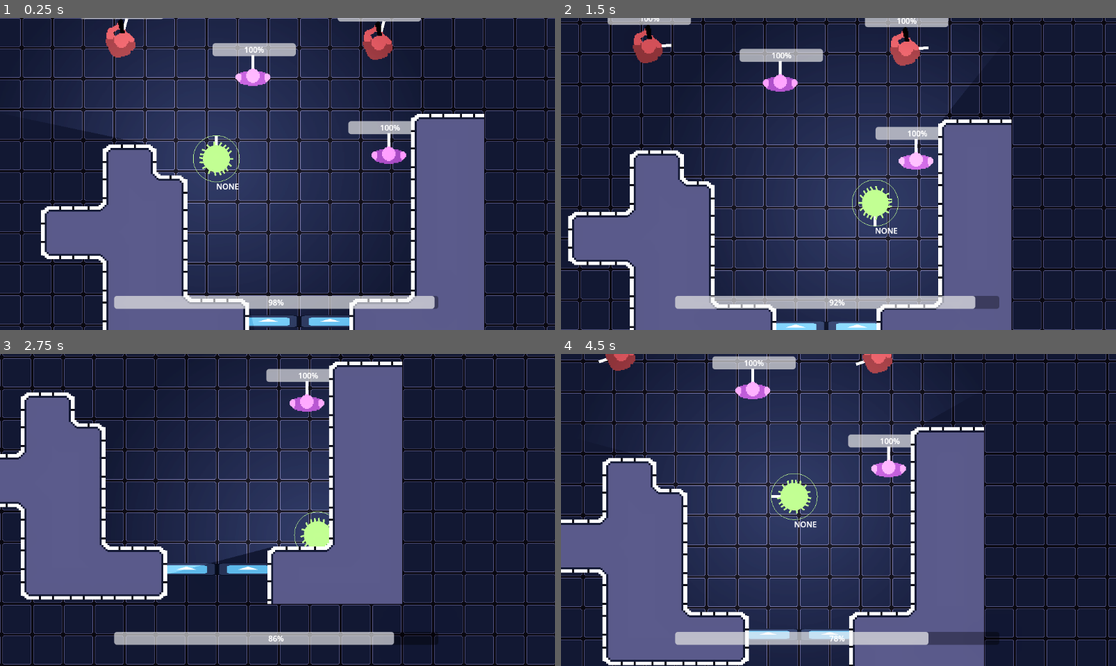
Above: before the commit, frames 1-4 (two rows, left to right).
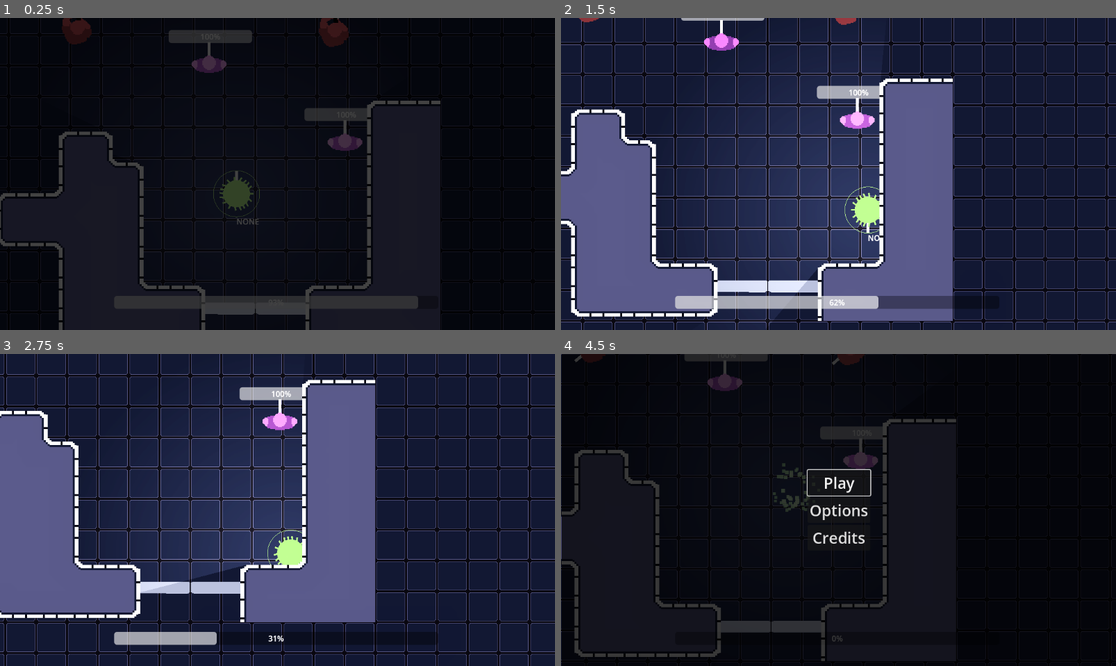
Above: after the commit, the same moments.

Repository: goldchees/wild-jam-83
Game: Godot game, scene res://test.tscn
The game is run twice, just before and just after one commit, with the same random seed, the same clock (stepped at 60 frames per second) and the same inputs. The engine's default icon, where the game draws it, is replaced by a stand-in: a white triangle on a blue panel in a dark square.
Inputs (mouse positions are in pixels of both pictures, inside the frame that each line leads up to):
- Up to frame 1 (0.25 s): no input
- Up to frame 2 (1.5 s): tap Enter at 0.5 s; move the mouse to (794, 161) at 0.52 s; hold D (move_right) 0.53-1.28 s; tap Space (action_1) at 0.6 s; move the mouse to (727, 189) at 1.27 s; hold S (move_down) from 1.28 s (still down); tap Q (action_2) at 1.35 s
- Up to frame 3 (2.75 s): move the mouse to (333, 441) at 2.02 s; release S (move_down) at 2.03 s; hold D (move_right) from 2.03 s (still down); tap Space (action_1) at 2.1 s
- Up to frame 4 (4.5 s): move the mouse to (810, 572) at 2.77 s; release D (move_right) at 2.78 s; hold W (move_up) 2.78-3.53 s; tap Q (action_2) at 2.85 s; move the mouse to (1005, 556) at 3.52 s; hold A (move_left) 3.53-4.25 s; tap Space (action_1) at 3.6 s; tap Escape (ui_cancel) at 4.15 s; click "Play" at 4.25 s

The runs differ from the first frame. In frame 1, 86% of the frame differs, in the area x 0-100%, y 0-100%; in frame 2, 53%; in frame 3, 43%; in frame 4, 90%.

Commit message:
handle player death

Diff:
--- a/scenes/door.tscn
+++ b/scenes/door.tscn
@@ -1,7 +1,6 @@
-[gd_scene load_steps=5 format=3 uid="uid://nr2i82qed6pg"]
+[gd_scene load_steps=4 format=3 uid="uid://mtbn0pfoxam4"]
 
 [ext_resource type="Script" uid="uid://ceb77sgpd46o4" path="res://scripts/door.gd" id="1_hpvv5"]
-[ext_resource type="Texture2D" uid="uid://8kskkqdaqsal" path="res://assets/icon.svg" id="2_uvdjg"]
 
 [sub_resource type="RectangleShape2D" id="RectangleShape2D_uvdjg"]
 size = Vector2(124, 32)
@@ -21,9 +20,9 @@
 [node name="collider" type="CollisionShape2D" parent="left"]
 shape = SubResource("RectangleShape2D_uvdjg")
 
-[node name="sprite" type="Sprite2D" parent="left"]
-scale = Vector2(1, 0.2)
-texture = ExtResource("2_uvdjg")
+[node name="Polygon2D" type="Polygon2D" parent="left"]
+color = Color(0.552, 0.5796, 0.69, 1)
+polygon = PackedVector2Array(-63.6512, -12.0364, 60.6201, -12.0364, 63.6512, -10.0304, 63.6512, 10.0304, 58.5995, 13.0395, -63.6512, 12.0364, -63.6512, -12.0364)
 
 [node name="right" type="AnimatableBody2D" parent="."]
 position = Vector2(64, 0)
@@ -33,9 +32,9 @@
 [node name="collider" type="CollisionShape2D" parent="right"]
 shape = SubResource("RectangleShape2D_uvdjg")
 
-[node name="sprite" type="Sprite2D" parent="right"]
-scale = Vector2(1, 0.2)
-texture = ExtResource("2_uvdjg")
+[node name="Polygon2D" type="Polygon2D" parent="right"]
+color = Color(0.552, 0.5796, 0.69, 1)
+polygon = PackedVector2Array(-59.6098, -12.0364, 64.6615, -12.0364, 64.6615, 13.0395, -57.5891, 13.0395, -63.6512, 10.0304, -63.6512, -10.0304)
 
 [node name="area" type="Area2D" parent="."]
 visible = false
--- a/scenes/player.tscn
+++ b/scenes/player.tscn
@@ -15,7 +15,37 @@
 fill = 1
 fill_from = Vector2(0.492593, 0.509259)
 
+[sub_resource type="Gradient" id="Gradient_g2els"]
+offsets = PackedFloat32Array(0.0143678, 0.721264)
+colors = PackedColorArray(1, 1, 1, 1, 1, 1, 1, 0)
+
+[sub_resource type="GradientTexture1D" id="GradientTexture1D_qhqgy"]
+gradient = SubResource("Gradient_g2els")
+
+[sub_resource type="Curve" id="Curve_dqkch"]
+_data = [Vector2(0, 1), 0.0, 0.0, 0, 0, Vector2(1, 0), 0.0, 0.0, 0, 0]
+point_count = 2
+
+[sub_resource type="CurveTexture" id="CurveTexture_qlg0r"]
+curve = SubResource("Curve_dqkch")
+
+[sub_resource type="ParticleProcessMaterial" id="ParticleProcessMaterial_tuyoq"]
+particle_flag_disable_z = true
+emission_shape = 1
+emission_sphere_radius = 10.0
+spread = 180.0
+initial_velocity_min = 100.0
+initial_velocity_max = 120.0
+damping_min = 35.28
+damping_max = 45.441
+scale_min = 7.0
+scale_max = 9.0
+scale_curve = SubResource("CurveTexture_qlg0r")
+color = Color(0.439333, 1, 0.42, 1)
+color_ramp = SubResource("GradientTexture1D_qhqgy")
+
 [node name="Player" type="CharacterBody2D" node_paths=PackedStringArray("host")]
+process_mode = 1
 rotation = 0.000592951
 collision_mask = 7
 input_pickable = true
@@ -42,4 +72,14 @@
 [node name="RayCast2D" type="RayCast2D" parent="."]
 collision_mask = 4
 
+[node name="deathParticles" type="GPUParticles2D" parent="."]
+process_mode = 3
+emitting = false
+amount = 50
+lifetime = 1.5
+one_shot = true
+explosiveness = 0.8
+randomness = 0.5
+process_material = SubResource("ParticleProcessMaterial_tuyoq")
+
 [connection signal="input_event" from="." to="." method="_on_input_event"]
--- a/scripts/actor.gd
+++ b/scripts/actor.gd
@@ -15,6 +15,7 @@
 
 func _ready() -> void:
 	sprite_2d.frame = 0
+	died = false
 
 func aim_at(vector: Vector2):
 	aim = global_position.direction_to(vector)
@@ -34,7 +35,9 @@
 func die():
 	sprite_2d.frame = 1
 	died = true
-	get_child(get_child_count() - 1).leave_host()
+	var parasite = get_child(get_child_count() - 1)
+	if parasite.has_method("leave_host"):
+		parasite.leave_host()
 	print(name + " tragically died")
 
 func move(input_vector: Vector2):
--- a/scripts/door.gd
+++ b/scripts/door.gd
@@ -14,47 +14,47 @@
 var is_open := false
 
 func toggle():
-    if is_open:
-        close()
-    else:
-        open()
+	if is_open:
+		close()
+	else:
+		open()
 
 func _ready():
-    area.body_entered.connect(entered)
-    area.body_exited.connect(exited)
+	area.body_entered.connect(entered)
+	area.body_exited.connect(exited)
 
-    pass
+	pass
 
 func entered(_body: Node2D):
-    if locked: return
-    if !is_open:
-        open()
+	if locked: return
+	if !is_open:
+		open()
 
 func exited(_body: Node2D):
-    if locked: return
-    var bodies = area.get_overlapping_bodies()
-    if bodies.is_empty():
-        close()
+	if locked: return
+	var bodies = area.get_overlapping_bodies()
+	if bodies.is_empty():
+		close()
 
 
 func open():
-    is_open = true
-    slide(open_distance)
+	is_open = true
+	slide(open_distance)
 
 func close():
-    is_open = false
-    slide(closed_distance)
+	is_open = false
+	slide(closed_distance)
 
 
 func slide(destination: float):
-    var t = close_time
-    if tween:
-        if tween.is_running():
-            t -= tween.get_total_elapsed_time()
-        tween.kill()
+	var t = close_time
+	if tween:
+		if tween.is_running():
+			t -= tween.get_total_elapsed_time()
+		tween.kill()
 
-    tween = get_tree().create_tween()
+	tween = get_tree().create_tween()
 
-    tween.set_parallel(true)
-    tween.tween_property(left,"position",Vector2(-destination,0),t)
-    tween.tween_property(right,"position",Vector2(destination,0),t)
+	tween.set_parallel(true)
+	tween.tween_property(left,"position",Vector2(-destination,0),t)
+	tween.tween_property(right,"position",Vector2(destination,0),t)
--- a/scripts/player.gd
+++ b/scripts/player.gd
@@ -30,8 +30,13 @@
 var in_host: bool:
 	get: return host != self && host != null
 
+signal player_died
+@onready var death_particles: GPUParticles2D = $deathParticles
+
 func _ready():
 	energy_bar = %energyBar
+	energy_bar.value = 100
+	death_particles.emitting = false
 
 func _process(delta: float) -> void:
 	super(delta)
@@ -138,7 +143,12 @@
 			energy += delta * 10
 			host.energy -= delta * 10
 		else:
-			energy -= delta * 5
+			energy -= delta * 25
+	elif energy_bar.value <= 0:
+		death_particles.emitting = true
+		get_tree().paused = true
+		await get_tree().create_timer(1.5).timeout
+		player_died.emit()
 
 	energy_bar.value = energy
 
@@ -187,6 +197,8 @@
 	times_possessed += 1
 
 func _draw():
+	if died: return
+
 	var color = Color.LIME_GREEN
 
 	draw_line(Vector2.ZERO,aim * 48,Color.WHITE, 6.0)
--- /dev/null
+++ b/test.gd
@@ -0,0 +1,23 @@
+extends Node2D
+
+@onready var animation_player: AnimationPlayer = $AnimationPlayer
+@onready var color_rect: ColorRect = $transition/ColorRect
+@onready var player: Player = $Player
+
+func _ready() -> void:
+	color_rect.show()
+	animation_player.play("fade_to_normal")
+	player.global_position = $PlayerSpawn.global_position
+	player.player_died.connect(handle_death)
+	get_tree().paused = false
+	print('ready')
+
+func handle_death():
+	print('death')
+	animation_player.play('fade_to_black')
+	#get_tree().paused = true
+
+func _on_animation_player_animation_finished(anim_name: StringName) -> void:
+	if anim_name == "fade_to_black":
+		print('reload')
+		get_tree().reload_current_scene()
--- a/test.tscn
+++ b/test.tscn
@@ -1,5 +1,6 @@
-[gd_scene load_steps=28 format=4 uid="uid://bewnpp2hypupy"]
-
+[gd_scene load_steps=33 format=4 uid="uid://bewnpp2hypupy"]
+
+[ext_resource type="Script" uid="uid://dno5qc7jxsby7" path="res://test.gd" id="1_77dp3"]
 [ext_resource type="Texture2D" uid="uid://bvraexv3263o7" path="res://assets/gwj83-tiles.png" id="1_g14j6"]
 [ext_resource type="PackedScene" uid="uid://b5813cp1ww1g8" path="res://scenes/entity.tscn" id="3_6uqi0"]
 [ext_resource type="Script" uid="uid://3rw8577ktcri" path="res://scripts/camera_controller.gd" id="4_ppyta"]
@@ -147,7 +148,60 @@
 sources/0 = SubResource("TileSetAtlasSource_ehkex")
 pattern_0 = SubResource("TileMapPattern_ykrsh")
 
+[sub_resource type="Animation" id="Animation_5tkv4"]
+length = 0.001
+tracks/0/type = "value"
+tracks/0/imported = false
+tracks/0/enabled = true
+tracks/0/path = NodePath("transition/ColorRect:modulate")
+tracks/0/interp = 1
+tracks/0/loop_wrap = true
+tracks/0/keys = {
+"times": PackedFloat32Array(0),
+"transitions": PackedFloat32Array(1),
+"update": 0,
+"values": [Color(1, 1, 1, 1)]
+}
+
+[sub_resource type="Animation" id="Animation_0m0f1"]
+resource_name = "fade_to_black"
+tracks/0/type = "value"
+tracks/0/imported = false
+tracks/0/enabled = true
+tracks/0/path = NodePath("transition/ColorRect:modulate")
+tracks/0/interp = 1
+tracks/0/loop_wrap = true
+tracks/0/keys = {
+"times": PackedFloat32Array(0, 0.6),
+"transitions": PackedFloat32Array(1, 1),
+"update": 0,
+"values": [Color(1, 1, 1, 0), Color(1, 1, 1, 1)]
+}
+
+[sub_resource type="Animation" id="Animation_b0q6j"]
+resource_name = "fade_to_normal"
+tracks/0/type = "value"
+tracks/0/imported = false
+tracks/0/enabled = true
+tracks/0/path = NodePath("transition/ColorRect:modulate")
+tracks/0/interp = 1
+tracks/0/loop_wrap = true
+tracks/0/keys = {
+"times": PackedFloat32Array(0, 0.9),
+"transitions": PackedFloat32Array(1, 1),
+"update": 0,
+"values": [Color(1, 1, 1, 1), Color(1, 1, 1, 0)]
+}
+
+[sub_resource type="AnimationLibrary" id="AnimationLibrary_mhym6"]
+_data = {
+&"RESET": SubResource("Animation_5tkv4"),
+&"fade_to_black": SubResource("Animation_0m0f1"),
+&"fade_to_normal": SubResource("Animation_b0q6j")
+}
+
 [node name="Test" type="Node2D"]
+script = ExtResource("1_77dp3")
 
 [node name="Ground" type="TileMapLayer" parent="."]
 tile_map_data = PackedByteArray("AAACAAEAAAAIAAAAAAACAAIAAAAIAAAAAAACAAMAAAAIAAAAAAACAAQAAAAIAAAAAAACAAUAAAAIAAAAAAACAA …(10320 unchanged characters)…
@@ -207,3 +261,23 @@
 offset_right = 1090.0
 offset_bottom = 694.0
 value = 50.0
+
+[node name="PlayerSpawn" type="Marker2D" parent="."]
+position = Vector2(665, 458)
+
+[node name="AnimationPlayer" type="AnimationPlayer" parent="."]
+process_mode = 3
+libraries = {
+&"": SubResource("AnimationLibrary_mhym6")
+}
+
+[node name="transition" type="CanvasLayer" parent="."]
+
+[node name="ColorRect" type="ColorRect" parent="transition"]
+visible = false
+offset_right = 1428.0
+offset_bottom = 786.0
+color = Color(0, 0, 0, 1)
+metadata/_edit_use_anchors_ = true
+
+[connection signal="animation_finished" from="AnimationPlayer" to="." method="_on_animation_player_animation_finished"]
Not shown: 1 places in scenes/player.tscn that only renumber resources
Not shown, added: test.gd.uid
Not shown: 1 places in test.tscn that only renumber resources
